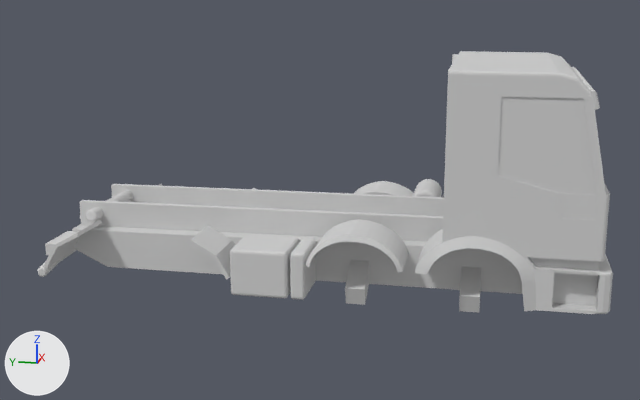
What one commit did to the Blender file blender/truck.blend.
Before and after are seen from a 50 mm camera at (-7.0, -1.18, 2.24) aimed at (-0.03, 0.21, 0.5). The axes (+X, +Y, +Z) are drawn at lower left. The lights are the same throughout.

In view in the first picture: 'frame:body'.
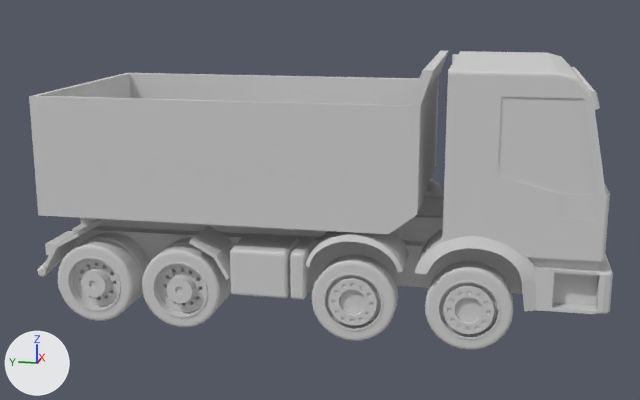
The change in detail:
Object 'nWheel:backRight' (ob_nwheel_backright) is now shown.
Object 'nWheel:backRight.001' (ob_nwheel_backright_001) is now shown.
Object 'sWheel:frontRight' (ob_swheel_frontright) is now shown.
Object 'sWheel:frontRight.001' (ob_swheel_frontright_001) is now shown.
Object 'frame:body.001' (ob_frame_body_001) is now shown.

Location of each change, [x1, y1, x2, y2] in pixels of the pictures (640 x 400 px):
'frame:body.001', shown: after [29, 51, 448, 234]
'sWheel:frontRight', shown: after [425, 261, 513, 350]
'nWheel:backRight.001', shown: after [58, 232, 149, 321]
'sWheel:frontRight.001', shown: after [312, 254, 398, 341]
'nWheel:backRight', shown: after [142, 237, 231, 327]
